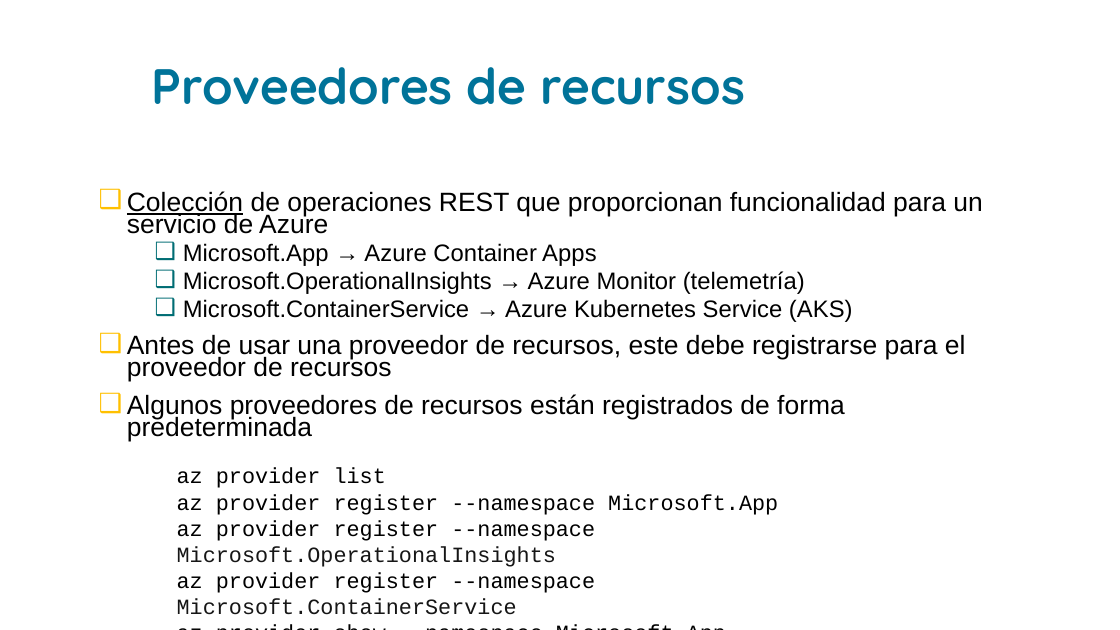
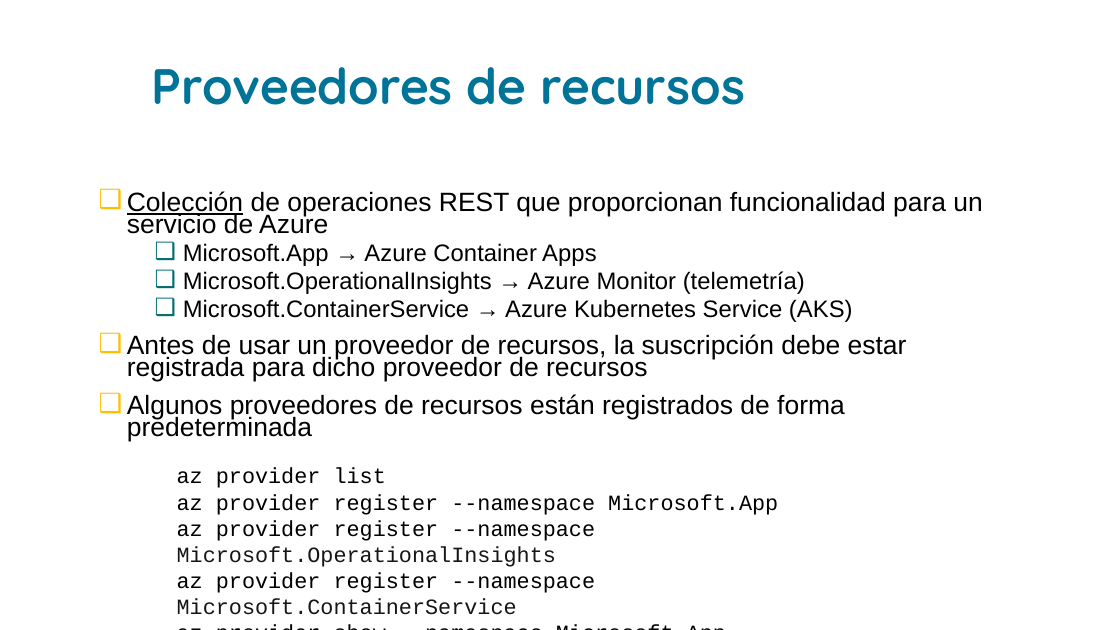
Before and after one commit to grupoinetel/curso-devops-ulpgc, a slide deck: slide 18 of ppt/container_apps-devops-ulpgc.pptx. Drawn at 1120x630 pixels with LibreOffice and Linux fonts; fonts in the diff are those of the drawing; background and template pictures are left out. Boxes give left, top, right and bottom in pixels: in the first picture for what was removed or moved away, otherwise in the second. Text is boxed around its words. In the diff, an @@ line names an element or a change of style, - is before the commit and + after.

```diff
--- a/ppt/container_apps-devops-ulpgc.pptx
+++ b/ppt/container_apps-devops-ulpgc.pptx
@@ text at (x1=127, y1=334, x2=907, y2=382): text changed @@
-❑ Antes de usar una proveedor de recursos, este debe registrarse para el proveedor de recursos
+❑ Antes de usar un proveedor de recursos, la suscripción debe estar registrada para dicho proveedor de recursos
```
Also in this commit, not shown: 8 other slides changed, 2 slides added, 1 other file.
